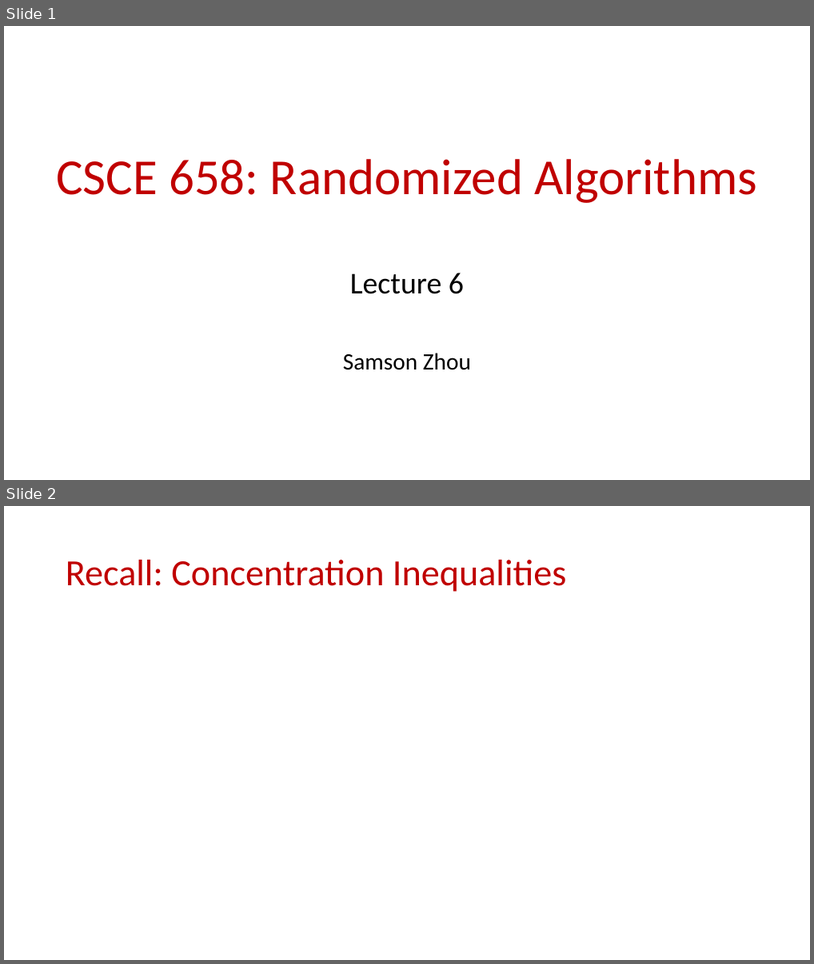
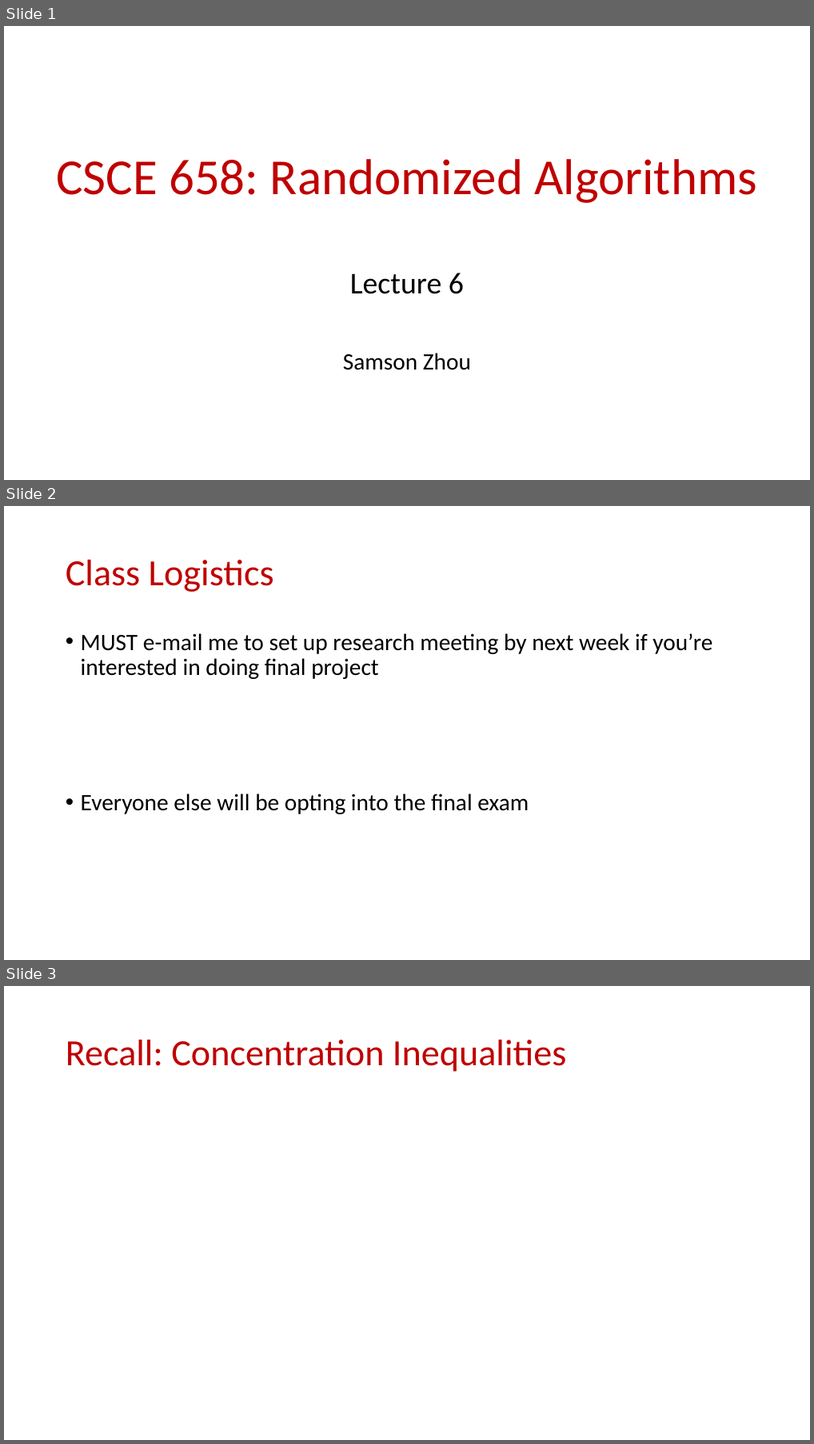
Before and after one commit to samsonzhou/samsonzhou.github.io, a slide deck: CSCE658-S24/L6.pptx. Shown one above the other, each under a label of ours: slides 1 and 2 before the commit, slides 1, 2 and 3 after it. The pictures are 814x964 and 814x1444 pixels, drawn with LibreOffice and Linux fonts; fonts in the diff are those of the drawing; grey boxes stand for pictures. Boxes give left, top, right and bottom in pixels: in the first picture for what was removed or moved away, otherwise in the second. Text is boxed around its words. In the diff, an @@ line names an element or a change of style, - is before the commit and + after.

```diff
--- a/CSCE658-S24/L6.pptx
+++ b/CSCE658-S24/L6.pptx
@@ slide 2 added at box(4, 506, 810, 960), background #FFFFFF @@
@@ title added at box(66, 560, 274, 592), 44 pt, text #C00000 @@
+Class Logistics
@@ text added at box(81, 633, 713, 814), 28 pt, text #000000 @@
+• MUST e-mail me to set up research meeting by next week if you’re interested in doing final project
+• Everyone else will be opting into the final exam
@@ what was slide 2 is now slide 3 @@
```
